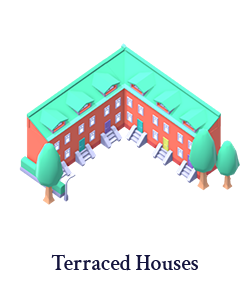
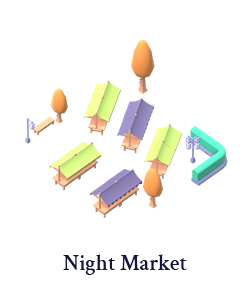
Before/after of a w=250, h=282 layered artwork. What changed in the layer stack:
hid group "Terraced Houses" (3 layers) over [19, 39, 240, 271]
added group "Open Air Market copy" with 3 layers above "Open Air Market" over [19, 39, 239, 275]
added layer "night_market" in group "Open Air Market copy" over [24, 39, 228, 218]
added layer "Label" (7th of 10, in "Open Air Market copy") in group "Open Air Market copy" over [63, 254, 187, 275]
